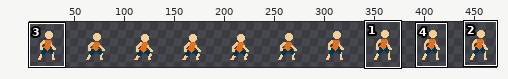
Two versions of one sprite sheet, assets/player/player_idle.png. Above, an overview of the earlier version with the close-up marked.
Close-up. Earlier state:
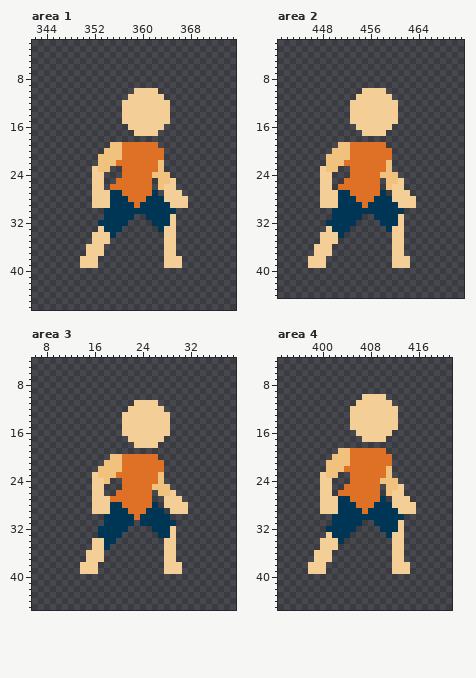
The file is 480x48 pixels. Shown: area 1: x 342..375, y 2..46; area 2: x 441..471, y 2..44; area 3: x 6..39, y 4..45; area 4: x 393..421, y 4..45. The wide view leaves out empty margins. The commit also changed other parts of the picture, which this record leaves out.
The result:
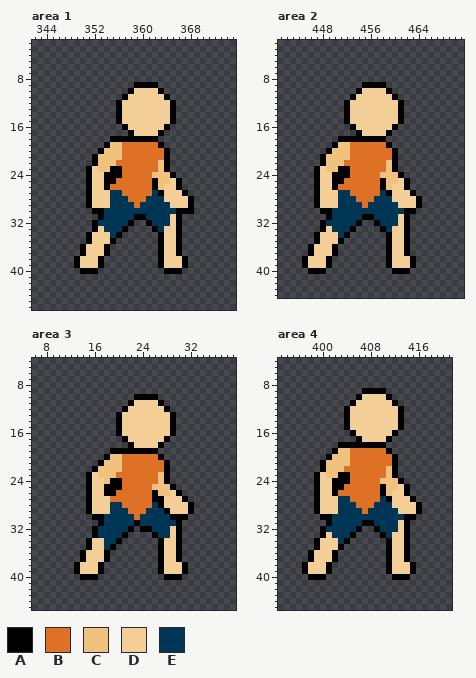
Palette (. is transparent): A #000000  B #df7126  C #f1c27d  D #f4ce97  E #003655
What changed:
Changed rows in their new state; - is an unchanged pixel.
Area 1:
first column x 349:
 9 ----------AAAA------
10 ---------A----A-----
11 --------A------A----
12 -------A--------A---
13 -------A--------A---
14 -------A--------A---
15 -------A--------A---
16 --------A------A----
17 ---------A----A-----
18 ------AAAAAAAA------
19 -----A--------A-----
20 ----A----------A----
21 ---A-----------A----
22 ---A-----------A----
23 --A---AA-------A----
24 --A--AAA--------A---
25 --A--AA------A---A--
26 --A--A-------A---A--
27 --A-----------A---A-
28 --A----------------A
29 --A----------------A
30 ---AA------------AAA
31 ----A-----AA-----A--
32 ---A-----A--A----A--
33 ---A----A----A---A--
34 --A----A------A--A--
35 --A---A-------A--A--
36 -A---A--------A--A--
37 -A---A--------A--A--
38 A---A---------A---A-
39 A---A---------A---A-
40 -AAA-----------AAA--
Area 2:
first column x 445:
 9 ----------AAAA------
10 ---------A----A-----
11 --------A------A----
12 -------A--------A---
13 -------A--------A---
14 -------A--------A---
15 -------A--------A---
16 --------A------A----
17 ---------A----A-----
18 ------AAAAAAAA------
19 -----A--------A-----
20 ----A----------A----
21 ---A-----------A----
22 ---A-----------A----
23 --A---AA-------A----
24 --A--AAA--------A---
25 --A--AA------A---A--
26 --A--A-------A---A--
27 --A-----------A---A-
28 --A----------------A
29 --A----------------A
30 ---AA------------AA-
31 ----A-----AA-----A--
32 ---A-----A--A----A--
33 ---A----A----A---A--
34 --A----A------A--A--
35 --A---A-------A--A--
36 -A---A--------A--A--
37 -A---A--------A--A--
38 A---A---------A---A-
39 A---A---------A---A-
40 -AAA-----------AAA--
Area 3:
first column x 13:
10 ----------AAAA------
11 ---------A----A-----
12 --------A------A----
13 -------A--------A---
14 -------A--------A---
15 -------A--------A---
16 -------A--------A---
17 --------A------A----
18 ---------A----A-----
19 ------AAAAAAAA------
20 -----A--------A-----
21 ----A----------A----
22 ---A-----------A----
23 --A------------A----
24 --A---AA-------A----
25 --A--AAA--------A---
26 --A--AA------A---A--
27 --A----------AA---A-
28 --A-----------A----A
29 --A------------A---A
30 ---AA-----------AAA-
31 ----A-----A------A--
32 ---A-----A-AA----A--
33 ---A----A----A---A--
34 --A----A------A--A--
35 --A---A-------A--A--
36 -A---A--------A--A--
37 -A---A--------A--A--
38 A---A---------A---A-
39 A---A---------A---A-
40 -AAA-----------AAA--
Area 4:
first column x 397:
 9 ----------AAAA------
10 ---------A----A-----
11 --------A------A----
12 -------A--------A---
13 -------A--------A---
14 -------A--------A---
15 -------A--------A---
16 --------A------A----
17 ---------A----A-----
18 ------AAAAAAAA------
19 -----A--------A-----
20 ----A----------A----
21 ---A-----------A----
22 ---A-----------A----
23 --A---AA-------A----
24 --A--AAA--------A---
25 --A--AA------A---A--
26 --A--A-------A---A--
27 --A-----------A---A-
28 --A----------------A
29 --A----------------A
30 ---AA------------AA-
31 ----A-----AA-----A--
32 ---A-----A--A----A--
33 ---A----A----A---A--
34 --A----A------A--A--
35 --A---A-------A--A--
36 -A---A--------A--A--
37 -A---A--------A--A--
38 A---A---------A---A-
39 A---A---------A---A-
40 -AAA-----------AAA--
Where, in picture pixels (left, top, right, bottom), the same in both close-ups:
added: (74, 82, 194, 274)
added: (302, 82, 422, 274)
added: (74, 394, 194, 580)
added: (302, 388, 422, 580)
